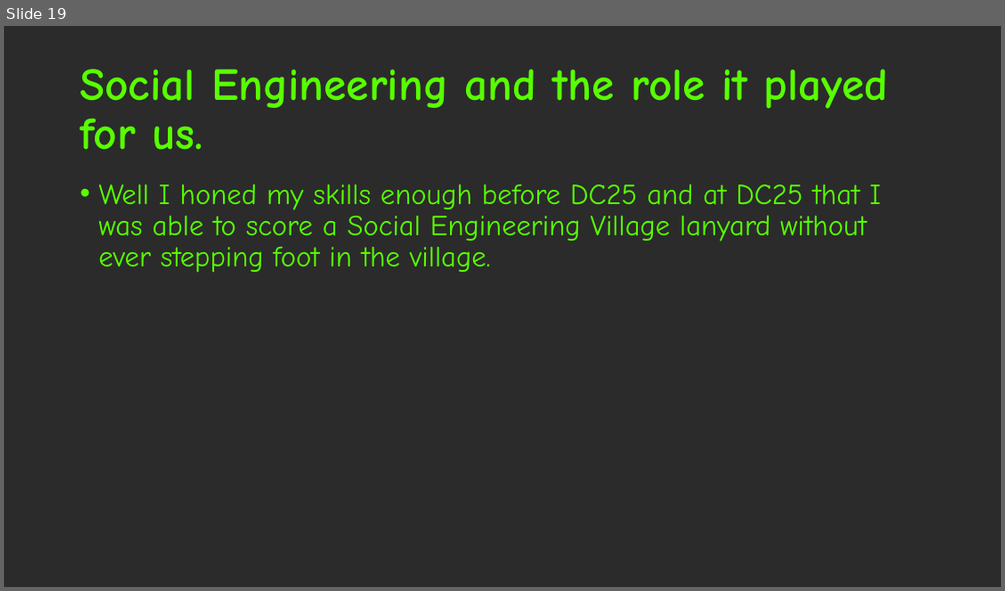
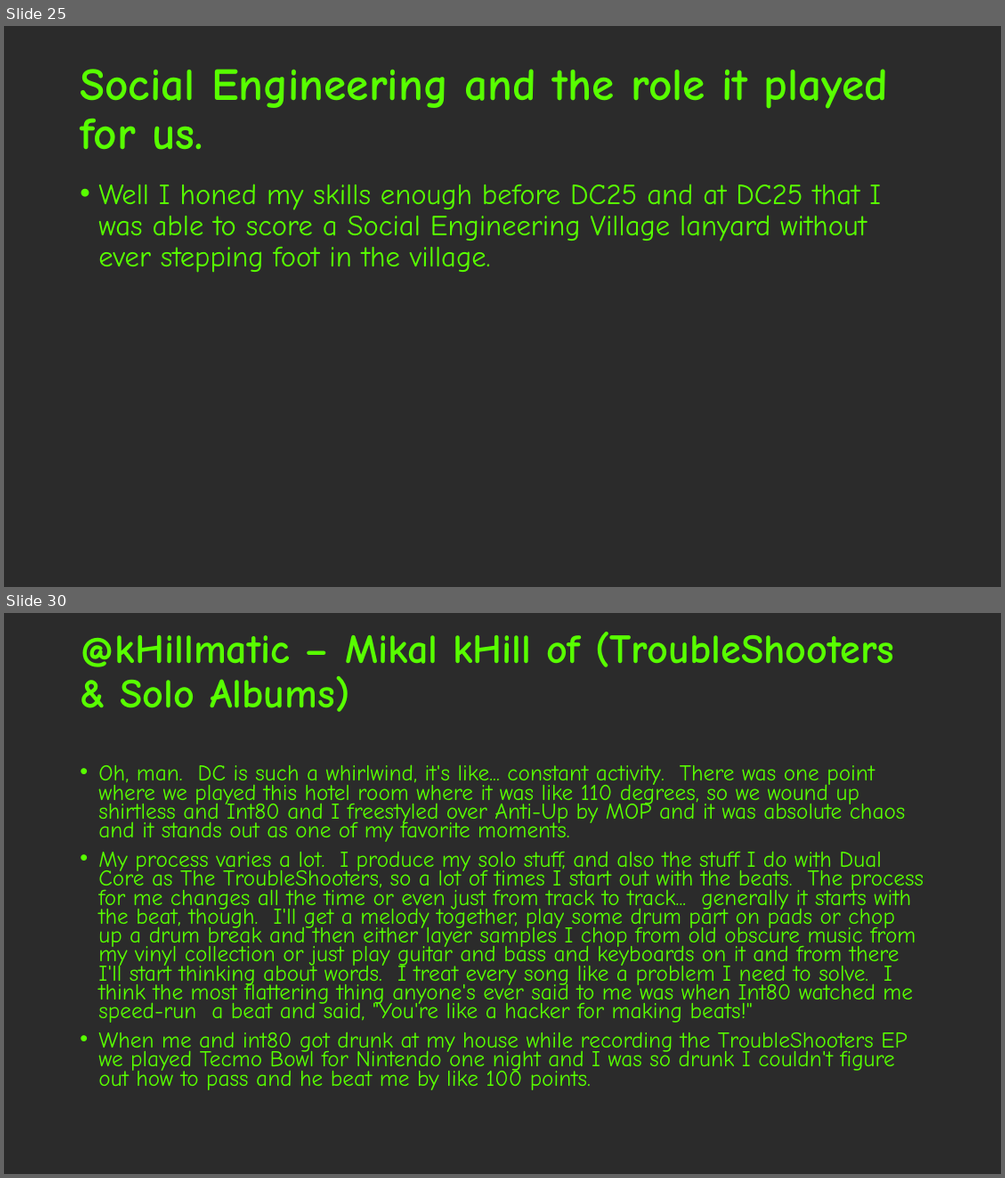
Before and after one commit to Kirball/b-sides-jax-talk, a slide deck: #BadgeLife, alternative currencies, the barter [Autosaved].pptx. Shown one above the other, each under a label of ours: slide 19 before the commit, slides 25 and 30 after it; the slides between them are not shown. The pictures are 1005x591 and 1005x1178 pixels, drawn with LibreOffice and Linux fonts; fonts in the diff are those of the drawing; background and template pictures are left out; a plain dark background stands for a picture behind light text. Boxes give left, top, right and bottom in pixels: in the first picture for what was removed or moved away, otherwise in the second. Text is boxed around its words. In the diff, an @@ line names an element or a change of style, - is before the commit and + after.

```diff
--- a/#BadgeLife, alternative currencies, the barter [Autosaved].pptx
+++ b/#BadgeLife, alternative currencies, the barter [Autosaved].pptx
@@ slide 30 added at (4,613,1001,1174), background picture (left out) @@
@@ title added at (80,632,894,712), 39.6 pt, text #58FF00, bold @@
+@kHillmatic – Mikal kHill of (TroubleShooters & Solo Albums)
@@ text added at (98,764,923,1090), 21.7 pt, text #58FF00 @@
+• Oh, man. DC is such a whirlwind, it's like... constant activity. There was one point where we played this hotel room where it was like 110 degrees, so we wound up shirtless and Int80 and I freestyled over Anti-Up by MOP and it was absolute chaos and it stands out as one of my favorite moments.
+• My process varies a lot. I produce my solo stuff, and also the stuff I do with Dual Core as The TroubleShooters, so a lot of times I start out with the beats. The process for me changes all the time or even just from track to track... generally it starts with the beat, though. I'll get a melody together, play some drum part on pads or chop up a drum break and then either layer samples I chop from old obscure music from my vinyl collection or just play guitar and bass and keyboards on it and from there I'll start thinking about words. I treat every song like a problem I need to solve. I think the most flattering thing anyone's ever said to me was when Int80 watched me speed-run a beat and said, "You're like a hacker for making beats!"
+• When me and int80 got drunk at my house while recording the TroubleShooters EP we played Tecmo Bowl for Nintendo one night and I was so drunk I couldn't figure out how to pass and he beat me by like 100 points.
@@ what was slide 19 is now slide 25 @@
```
Also in this commit, not shown: 10 slides changed, 9 other slides added.
